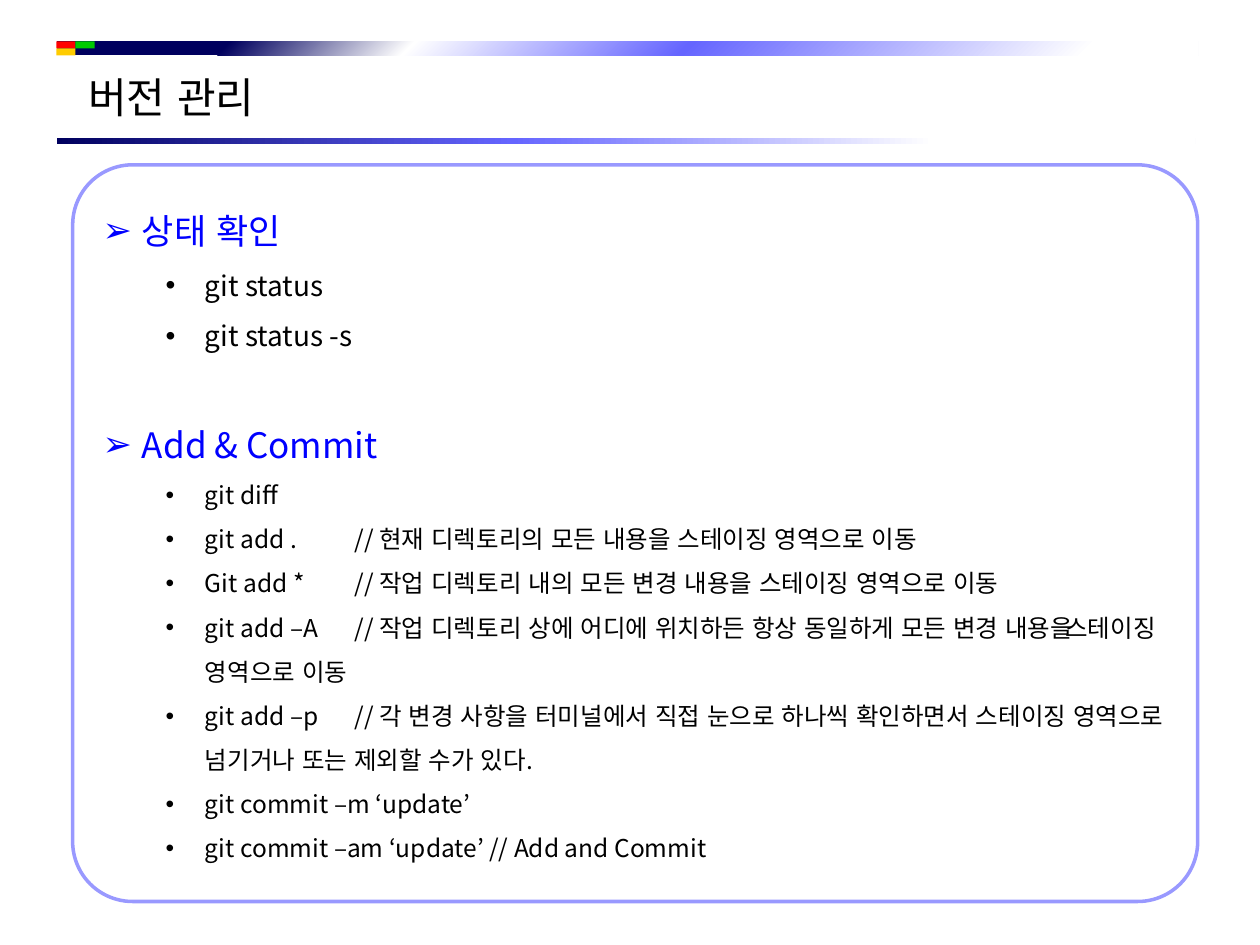
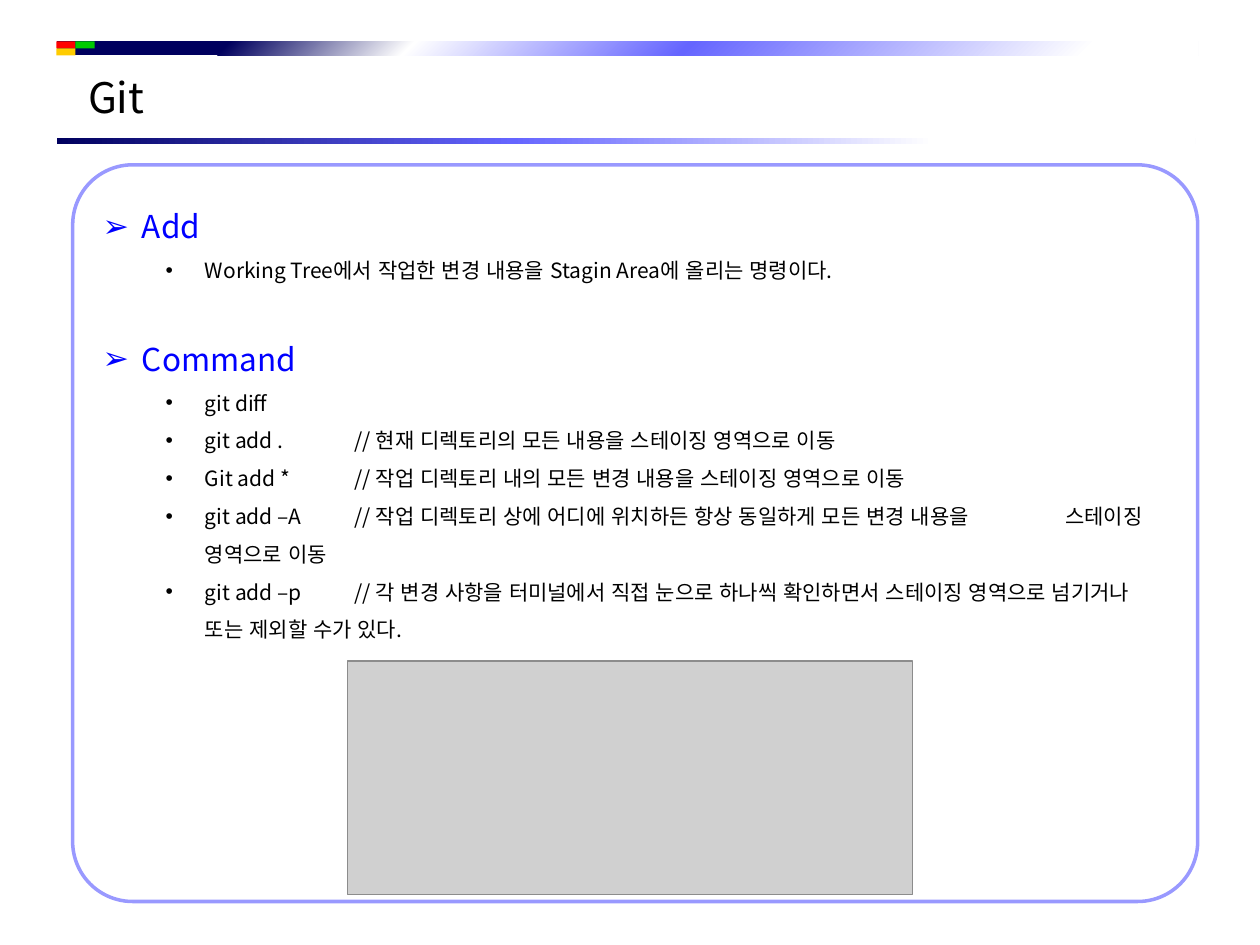
Before and after one commit to jsh-1235/Document, a slide deck: slide 10 of Git/Git 시작하기.pptx (slide 7 before the commit). Drawn at 1260x945 pixels with LibreOffice and Linux fonts; fonts in the diff are those of the drawing; grey boxes stand for pictures; background and template pictures are left out. Boxes give left, top, right and bottom in pixels: in the first picture for what was removed or moved away, otherwise in the second. Text is boxed around its words. In the diff, an @@ line names an element or a change of style, - is before the commit and + after.

```diff
--- a/Git/Git 시작하기.pptx
+++ b/Git/Git 시작하기.pptx
@@ text at bbox=[88, 80, 144, 114]: text changed @@
-버전 관리
+Git
@@ text in rounded rectangle at bbox=[142, 213, 832, 372]: text changed; size 16 to 12 pt @@
-➢ 상태 확인
-  • git status
-  • git status -s
-➢ Add & Commit
+➢ Add
+  • Working Tree에서 작업한 변경 내용을 Stagin Area에 올리는 명령이다.
+➢ Command
@@ text in rounded rectangle at bbox=[205, 394, 1142, 639]: size 14 to 12 pt in "git diff", "git add . // 현재 디렉토리의 모든 ...", "Git add * // 작업 디렉토리 내의 ...", "git add –A // 작업 디렉토리 상에 ..." and 1 more places @@
@@ picture added at bbox=[348, 662, 914, 895] @@
@@ text in rounded rectangle at bbox=[205, 793, 706, 863]: paragraphs removed @@
-  • git commit –m ‘update’
-  • git commit –am ‘update’ // Add and Commit
```
Also in this commit, not shown: 7 other slides changed, 12 slides added, 1 slide removed.
